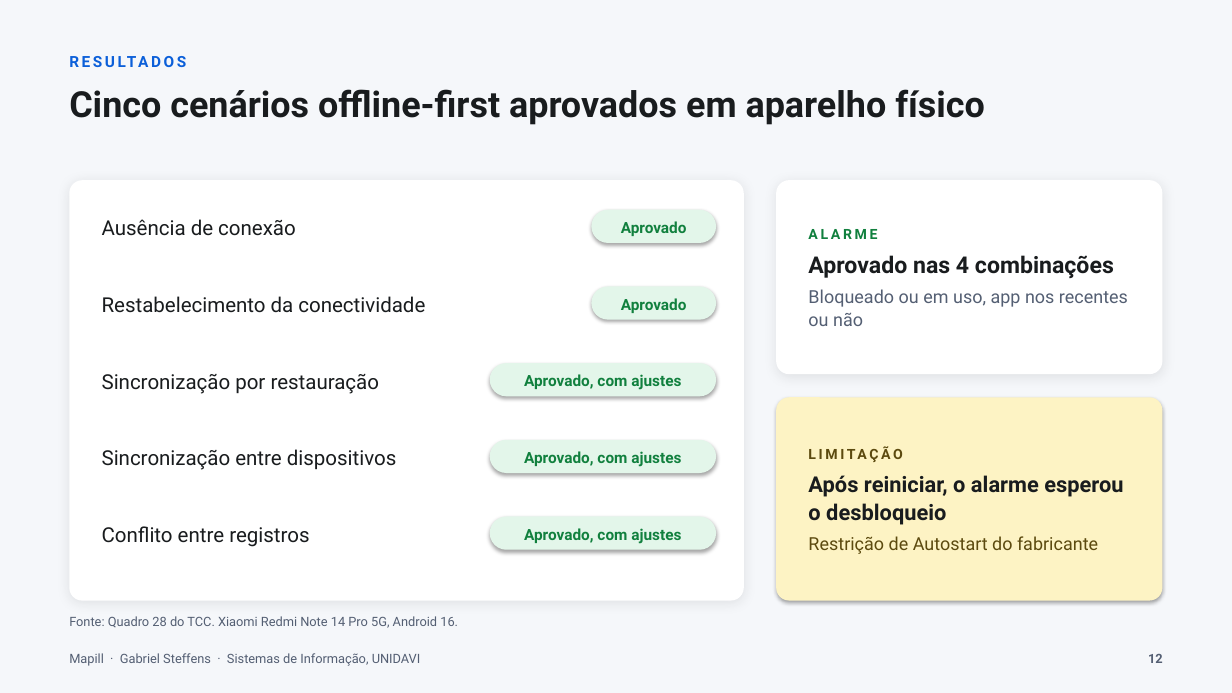
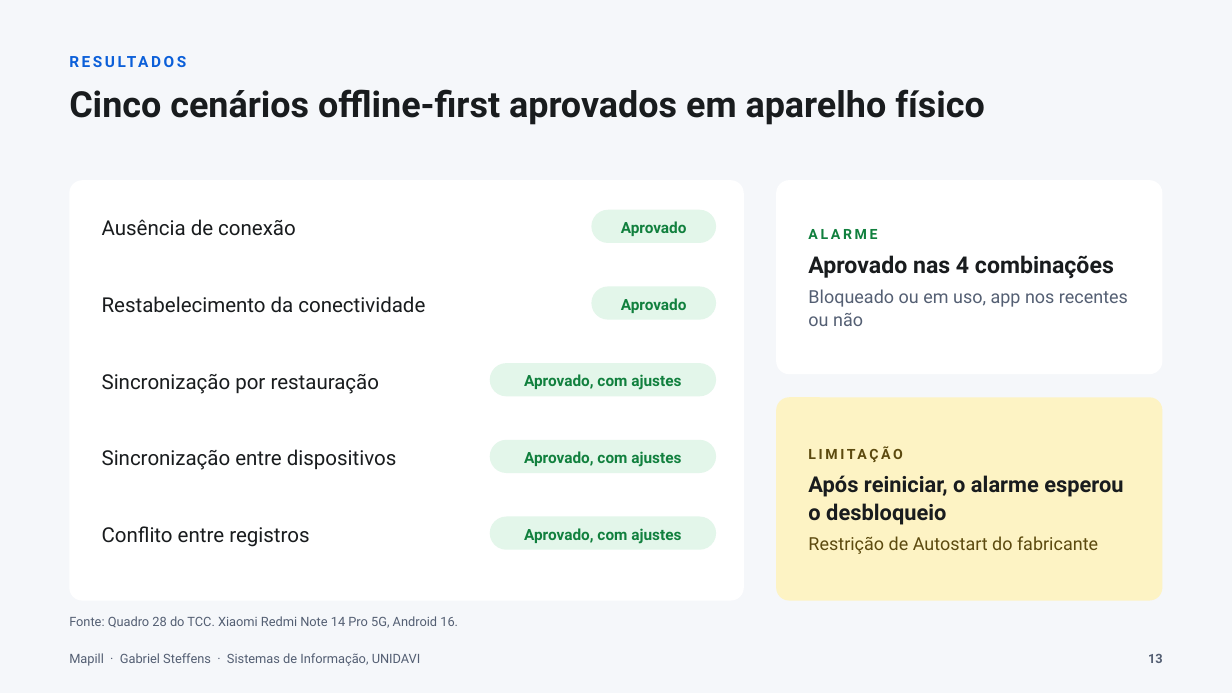
Before and after one commit to gabste8831/Mapill-Health-App, a slide deck: slide 13 of docs/tcc/apresentacao-mapill.pptx (slide 12 before the commit). Drawn at 1232x693 pixels with LibreOffice and Linux fonts; fonts in the diff are those of the drawing. Boxes give left, top, right and bottom in pixels: in the first picture for what was removed or moved away, otherwise in the second. Text is boxed around its words. In the diff, an @@ line names an element or a change of style, - is before the commit and + after.

```diff
--- a/docs/tcc/apresentacao-mapill.pptx
+++ b/docs/tcc/apresentacao-mapill.pptx
@@ shadow off in 8 elements at (69,180,744,601), (592,210,716,243), (592,287,716,320), (490,363,716,396), (490,440,716,473), (490,517,716,550), (776,180,1163,374), (776,397,1163,601) @@
```
Also in this commit, not shown: 15 other slides changed, 1 slide added, 2 other files.
